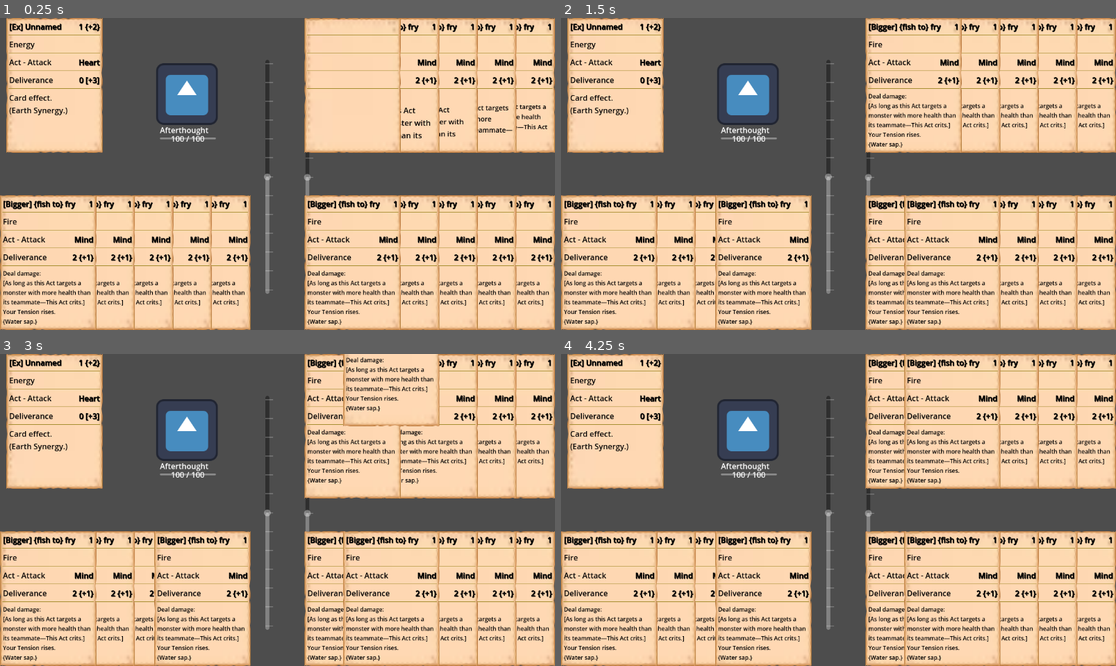
Above: before the commit, frames 1-4 (two rows, left to right).
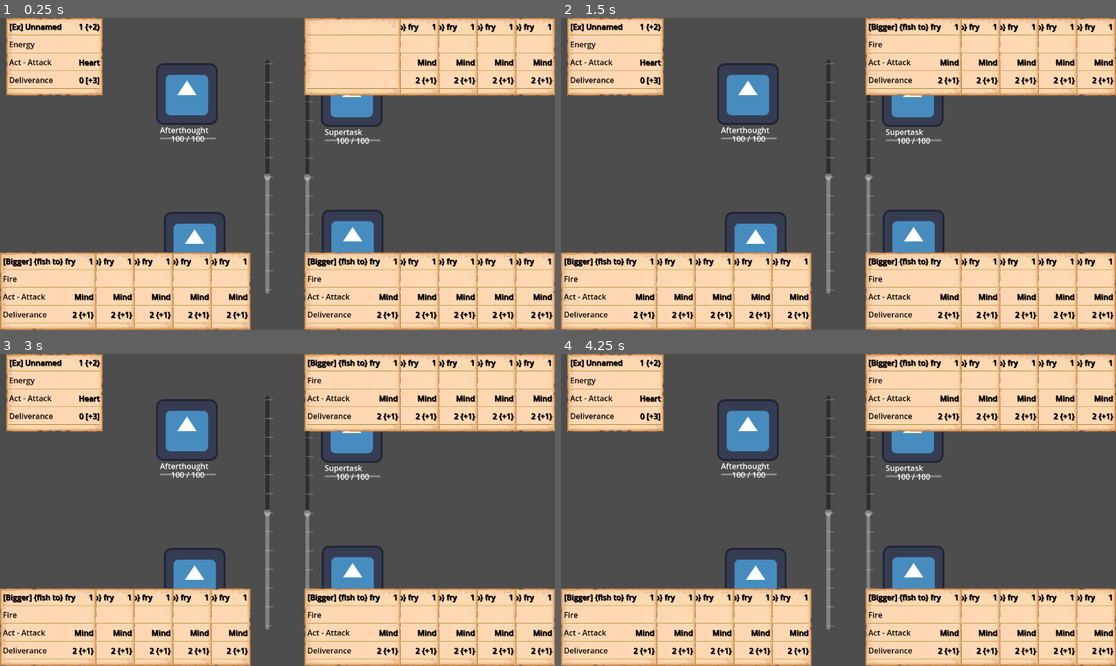
Above: after the commit, the same moments.

Repository: FooFootheGoon/godot-project
Game: Godot game, scene res://data/scenes/battle_scene.tscn
Same seed, same stepped clock (60 frames per second), same inputs: the game is played once before the commit and once after it. The engine's default icon, where the game draws it, is replaced by a stand-in: a white triangle on a blue panel in a dark square.
Inputs (mouse positions are in pixels of both pictures, inside the frame that each line leads up to):
- Up to frame 1 (0.25 s): no input
- Up to frame 2 (1.5 s): drag from (755, 242) to (916, 239) at 0.52 s; drag from (916, 239) to (755, 242) at 1.27 s
- Up to frame 3 (3 s): tap Enter at 2 s; move the mouse to (188, 428) at 2.02 s; click (188, 428) at 2.17 s; tap Space at 2.75 s; drag from (355, 432) to (355, 575) at 2.77 s
- Up to frame 4 (4.25 s): tap Enter at 3.5 s; move the mouse to (1005, 556) at 3.52 s; click (1005, 556) at 3.67 s

The runs differ from the first frame. In frame 1, 36% of the frame differs, in the area x 0-100%, y 2-99%; in frame 2, 37%; in frame 3, 39%, in the area x 0-100%, y 0-100%; in frame 4, 37%.

Commit message:
The fight continues, Mk IV

Diff:
--- a/data/battlefields/battle_scene.gd
+++ b/data/battlefields/battle_scene.gd
@@ -22,7 +22,7 @@
 @onready var draw_button3: Button = $DrawButton3
 @onready var draw_button4: Button = $DrawButton4
 @onready var battle_manager: BattleManager = $BattleManager # Get a reference to the Referee
-@onready var card_zoom_location = $CardZoomLayer/ZoomLocation
+@onready var card_zoom_layer = $CardZoomLayer
 var zoomed_card = null
 var card_zoom_tween_time = 0.15 # How fast the zoom animation is
 var is_hovered = false
@@ -86,6 +86,9 @@
 
 			new_card_display.owner_monster = current_monster
 			new_card_display.card_selected.connect(battle_manager.on_card_selected)
+
+			new_card_display.hovered.connect(_on_card_hovered)
+			new_card_display.unhovered.connect(_on_card_unhovered)
 	else:
 		print("This monster's deck is empty.")
 
@@ -97,6 +100,45 @@
 	else:
 		print("BUG: No monster from which to draw data.")
 
+func _on_card_hovered(card_in_hand):
+	# If there's already a card zoomed, get rid of it.
+	if zoomed_card:
+		zoomed_card.queue_free()
+
+	# Create a new instance of the card scene for zooming.
+	zoomed_card = CardActDisplayScene.instantiate()
+	# Set its data from the card in the hand.
+	zoomed_card.setup(card_in_hand.card_data)
+
+	# This is the magic bullet that fixes the flicker!
+	# It makes the zoomed card invisible to the mouse.
+	zoomed_card.mouse_filter = MOUSE_FILTER_IGNORE
+
+	# Add it to our top layer and position it
+	card_zoom_layer.add_child(zoomed_card)
+	zoomed_card.global_position = card_in_hand.global_position
+	zoomed_card.scale = Vector2(0.5, 0.5) # Start it small
+
+	# Animate!
+	var tween = create_tween().set_trans(Tween.TRANS_SINE).set_ease(Tween.EASE_OUT)
+	tween.tween_property(zoomed_card, "scale", Vector2(1, 1), 0.2)
+	# You can also tween its position to the center of the screen, etc.
+	tween.tween_property(zoomed_card, "global_position", get_viewport_rect().size / 2 - zoomed_card.size / 2, 0.2)
+
+
+func _on_card_unhovered(card_in_hand):
+	if not zoomed_card:
+		return
+
+	var card_to_dismiss = zoomed_card
+	zoomed_card = null # Clear the reference
+
+	# Animate away and then delete
+	var tween = create_tween().set_trans(Tween.TRANS_SINE).set_ease(Tween.EASE_IN)
+	tween.tween_property(card_to_dismiss, "scale", Vector2(0, 0), 0.2)
+	# When the animation is done, queue_free() deletes the node safely.
+	tween.finished.connect(card_to_dismiss.queue_free)
+
 func draw_ally1():
 	_draw_card_from_index(0)
 func draw_ally2():
--- a/data/cards/card_act_display.gd
+++ b/data/cards/card_act_display.gd
@@ -15,11 +15,15 @@
 @onready var description_container = $MarginContainer/VBoxContainer/DescriptionContainer
 
 func _ready():
-	# Connect mouse signals for hover effects later.
-	mouse_entered.connect(_on_mouse_entered)
-	mouse_exited.connect(_on_mouse_exited)
+	# First, run the _ready() function from the parent (CardDisplay).
+	# This is what sets the card's custom_minimum_size.y to the small value.
+	super._ready()
 
-# The main function to set up the card with data.
+	# Now, set the stretch ratios for the "in-hand" compact view.
+	# We want the name to be the most prominent part.
+	name_bar.size_flags_stretch_ratio = 4.0
+	description_container.size_flags_stretch_ratio = 1.0
+
 func setup(data: CardData):
 	await super.setup(data) # <<< This runs the setup() from CardDisplay first!
 
--- a/data/cards/card_display.gd
+++ b/data/cards/card_display.gd
@@ -12,19 +12,13 @@
 # --- Common Properties ---
 var card_data: CardData
 var owner_monster: MonsterDisplay
-var prezoom_z_index: int = 0
-var original_position: Vector2
+var default_y_size = 150
 
 # --- Hover Animation Logic ---
 @onready var internal_vbox = $MarginContainer/VBoxContainer
 
-var is_hovered = false
-var default_y_size = 150 # The small, 'in-hand' height
-var expanded_y_size = 300 # The full, 'popped-up' height
-
 func _ready():
 	custom_minimum_size.y = default_y_size
-	original_position = position
 	mouse_entered.connect(_on_mouse_entered)
 	mouse_exited.connect(_on_mouse_exited)
 
@@ -34,33 +28,12 @@
 	# Any other setup common to ALL cards would go here.
 
 func _on_mouse_entered():
-	if is_hovered: return
-	is_hovered = true
-	prezoom_z_index = z_index
-	z_index = 100
-
-	var size_change = expanded_y_size - default_y_size
-	var target_pos_y = original_position.y - size_change
-
-	var tween = create_tween().set_parallel().set_trans(Tween.TRANS_SINE).set_ease(Tween.EASE_OUT)
-	tween.tween_property(self, "custom_minimum_size:y", expanded_y_size, 0.2)
-	tween.tween_property(self, "position:y", target_pos_y, 0.2)
-
 	emit_signal("hovered", self)
+	print ("Hovered")
 
 func _on_mouse_exited():
-	if not is_hovered: return
-
-	var tween = create_tween().set_parallel().set_trans(Tween.TRANS_SINE).set_ease(Tween.EASE_IN)
-	tween.tween_property(self, "custom_minimum_size:y", default_y_size, 0.2)
-	tween.tween_property(self, "position:y", original_position.y, 0.2)
-
-	await tween.finished
-	# Only reset z_index if the mouse hasn't immediately re-entered.
-	if not is_hovered:
-		z_index = prezoom_z_index
-
 	emit_signal("unhovered", self)
+	print ("Unhovered")
 
 func _gui_input(event):
 	if event is InputEventMouseButton and event.button_index == MOUSE_BUTTON_LEFT and event.is_pressed():
--- a/data/scenes/battle_scene.tscn
+++ b/data/scenes/battle_scene.tscn
@@ -38,6 +38,7 @@
 hand_container = NodePath("../Enemy2Hand")
 
 [node name="Ally1Hand" type="HBoxContainer" parent="."]
+custom_minimum_size = Vector2(0, 150)
 layout_mode = 1
 anchors_preset = 2
 anchor_top = 1.0
@@ -161,13 +162,4 @@
 ticks_on_borders = true
 
 [node name="CardZoomLayer" type="CanvasLayer" parent="."]
-
-[node name="ZoomLocation" type="Control" parent="CardZoomLayer"]
-layout_mode = 3
-anchors_preset = 5
-anchor_left = 0.5
-anchor_right = 0.5
-offset_left = -20.0
-offset_right = 20.0
-offset_bottom = 40.0
-grow_horizontal = 2
+layer = 2
--- a/data/scenes/card_act_display.tscn
+++ b/data/scenes/card_act_display.tscn
@@ -15,7 +15,7 @@
 color = Color(0.65098, 0.556863, 0.188235, 1)
 
 [node name="CardActDisplay" type="PanelContainer"]
-custom_minimum_size = Vector2(200, 280)
+custom_minimum_size = Vector2(200, 300)
 theme_override_styles/panel = SubResource("StyleBoxTexture_8jjfi")
 script = ExtResource("1_qs6yw")
 
@@ -82,6 +82,7 @@
 [node name="DescriptionContainer" type="MarginContainer" parent="MarginContainer/VBoxContainer"]
 layout_mode = 2
 size_flags_vertical = 3
+size_flags_stretch_ratio = 4.0
 mouse_filter = 2
 
 [node name="DescriptionLabel" type="Label" parent="MarginContainer/VBoxContainer/DescriptionContainer"]
